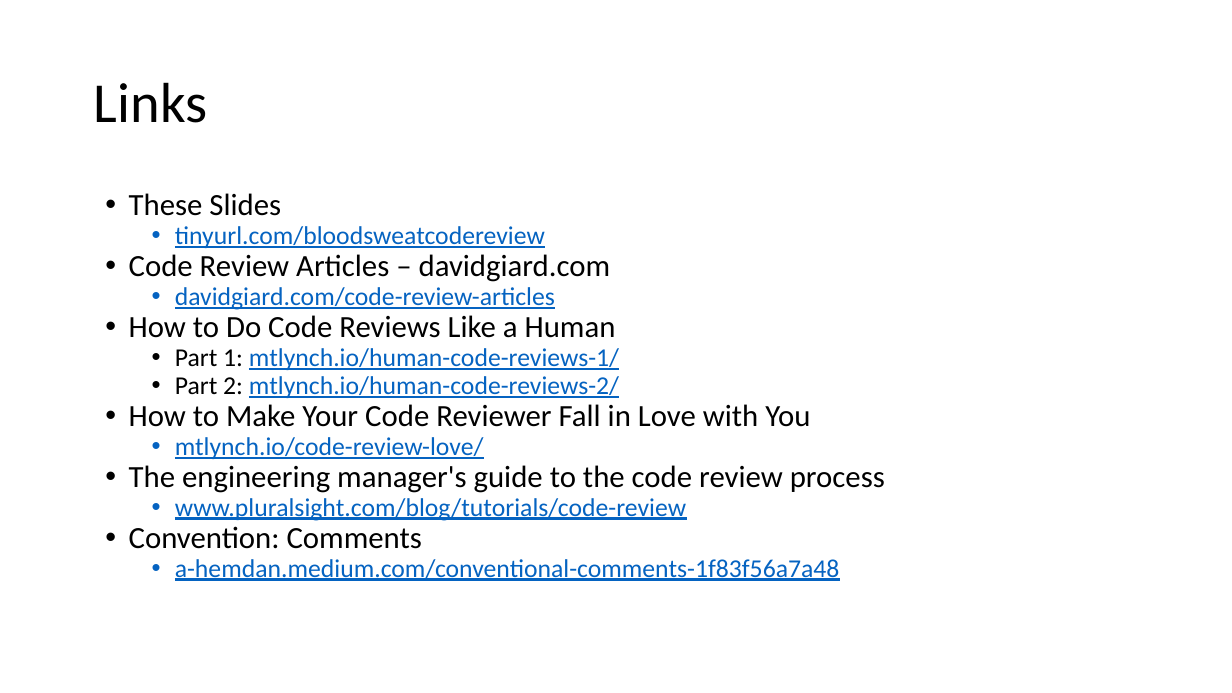
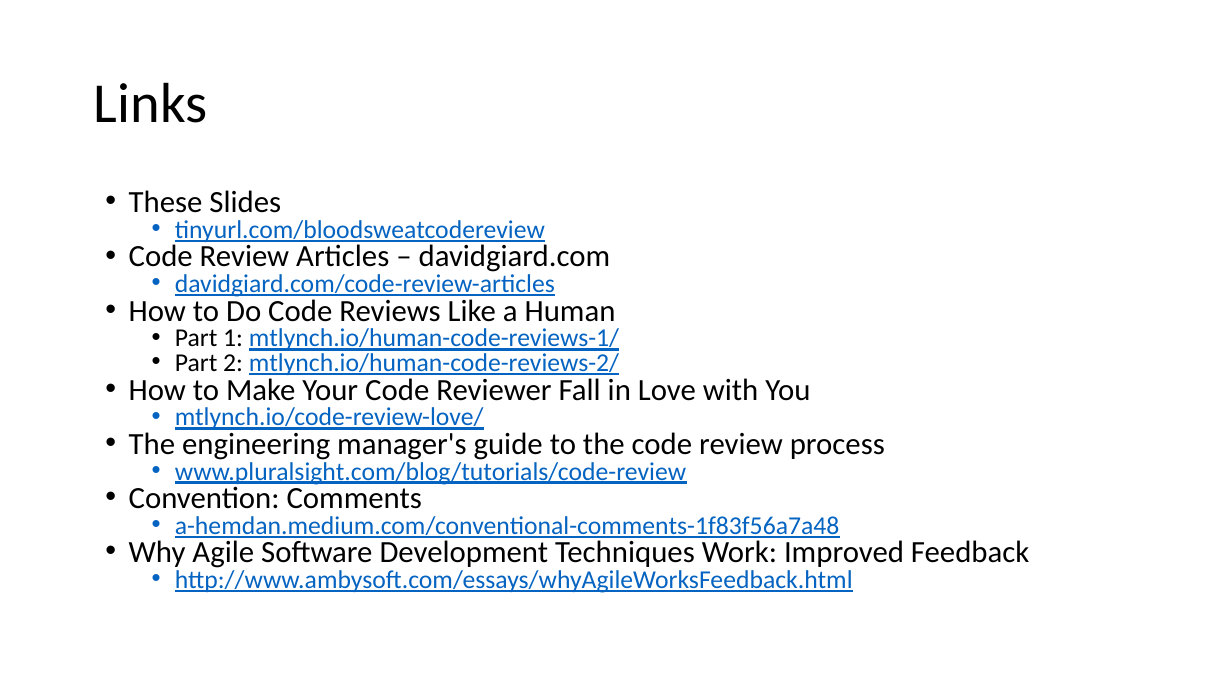
Before and after one commit to DavidGiard/Presentation-Slides, a slide deck: slide 50 of Blood-Sweat-and-Code-Reviews/Code Reviews.pptx (slide 48 before the commit). Drawn at 1232x693 pixels with LibreOffice and Linux fonts; fonts in the diff are those of the drawing. Boxes give left, top, right and bottom in pixels: in the first picture for what was removed or moved away, otherwise in the second. Text is boxed around its words. In the diff, an @@ line names an element or a change of style, - is before the commit and + after.

Commit message:
Code Review: Cost vs Time

```diff
--- a/Blood-Sweat-and-Code-Reviews/Code Reviews.pptx
+++ b/Blood-Sweat-and-Code-Reviews/Code Reviews.pptx
@@ text at <box>129,190,885,538</box>: line spacing 0.9 to 0.8 @@
@@ text at <box>129,537,1029,593</box>: paragraphs added @@
+• Why Agile Software Development Techniques Work: Improved Feedback
+  • http://www.ambysoft.com/essays/whyAgileWorksFeedback.html
```
Also in this commit, not shown: 2 other slides changed, 2 slides added.
